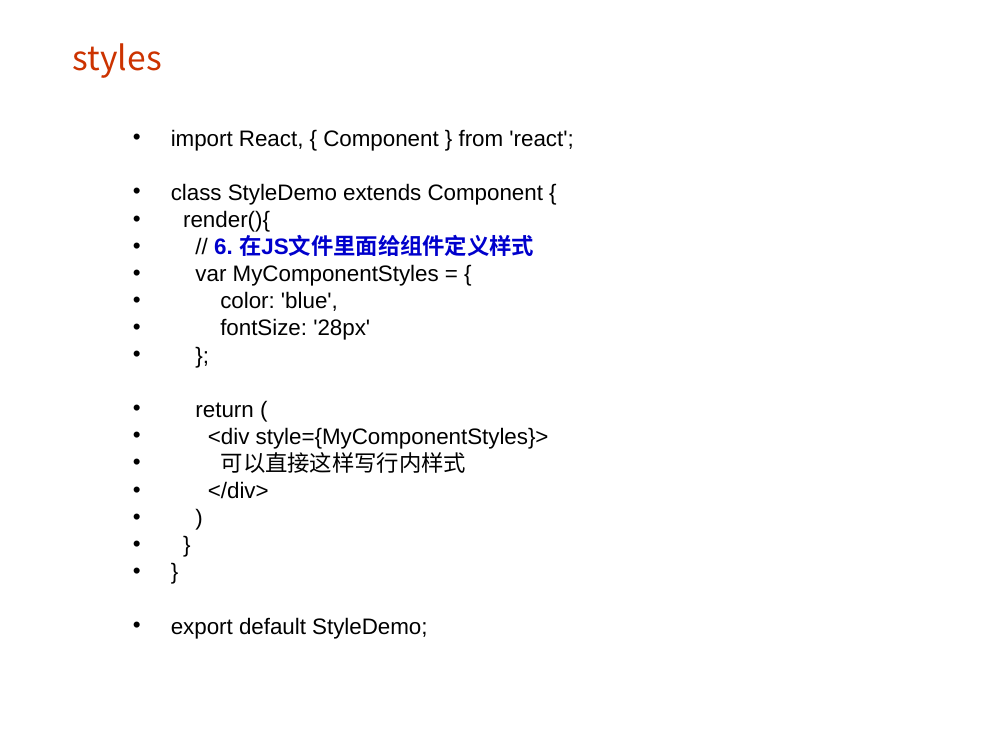
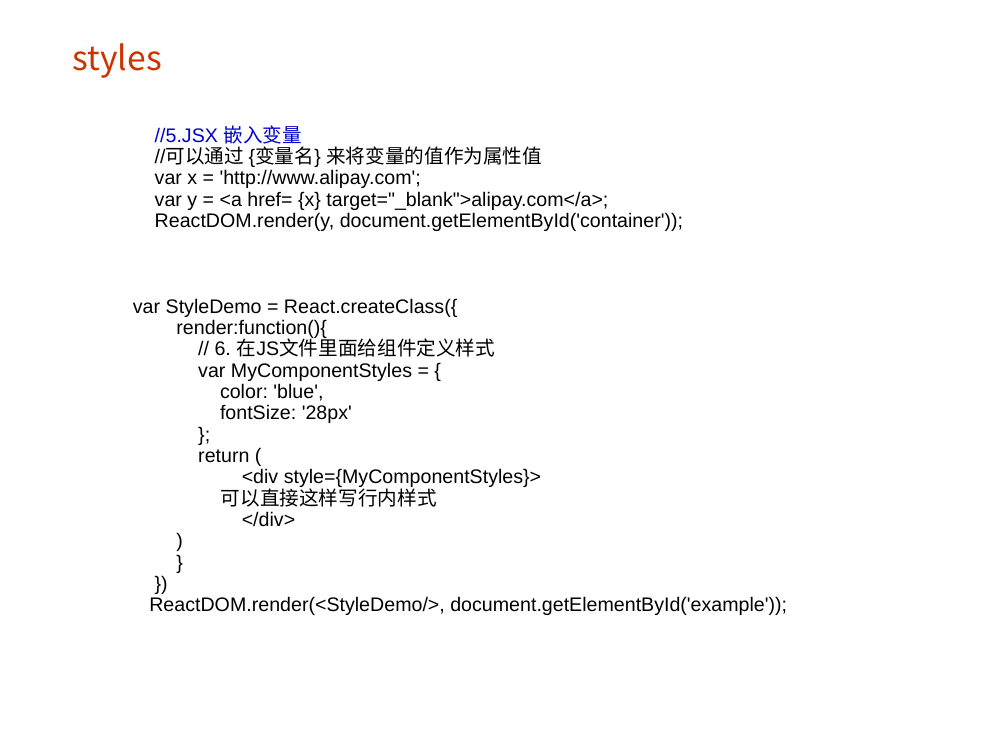
Before and after one commit to guanmeiqi/react-basicKnowledges, a slide deck: slide 7 of react.ppt. Drawn at 1008x756 pixels with LibreOffice and Linux fonts; fonts in the diff are those of the drawing; background and template pictures are left out. Boxes give left, top, right and bottom in pixels: in the first picture for what was removed or moved away, otherwise in the second. Text is boxed around its words. In the diff, an @@ line names an element or a change of style, - is before the commit and + after.

```diff
--- a/react.ppt
+++ b/react.ppt
@@ text at (133,125,683,339): text changed; size 16 to 14 pt @@
-• import React, { Component } from 'react';
-• class StyleDemo extends Component {
-• render(){
+//5.JSX 嵌入变量
+//可以通过 {变量名} 来将变量的值作为属性值
+var x = 'http://www.alipay.com';
+var y = <a href= {x} target="_blank">alipay.com</a>;
+ReactDOM.render(y, document.getElementById('container'));
+var StyleDemo = React.createClass({
+render:function(){
@@ text at (198,335,541,527): size 16 to 14 pt in "// 6. 在JS文件里面给组件定义样式", "var MyComponentStyles = {", "color: 'blue',", "fontSize: '28px'" and 7 more places; text colour #0000CC to #000000, bold off in "6. 在JS文件里面给组件定义样式"; bullet • to none; line spacing 0.8 to 0.7 @@
@@ text at (149,596,787,615): text changed; size 16 to 14 pt @@
-• }
-• export default StyleDemo;
+})
+ReactDOM.render(<StyleDemo/>, document.getElementById('example'));
```
Also in this commit, not shown: 5 other slides changed, 3 slides added, 2 other files.
